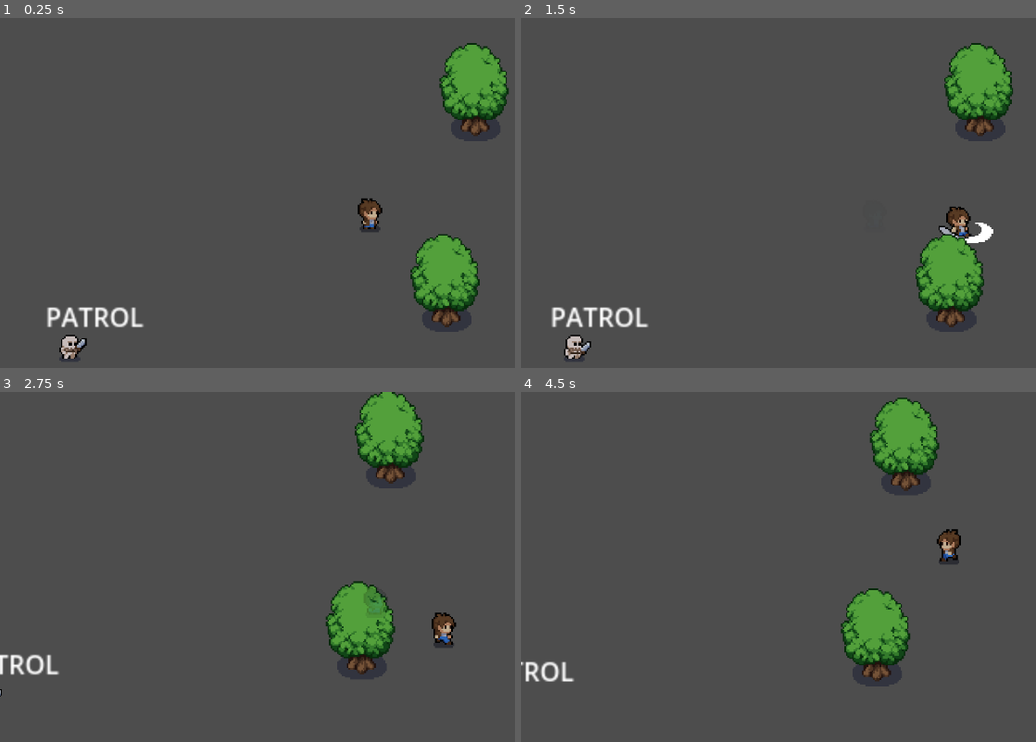
Above: before the commit, frames 1-4 (two rows, left to right).
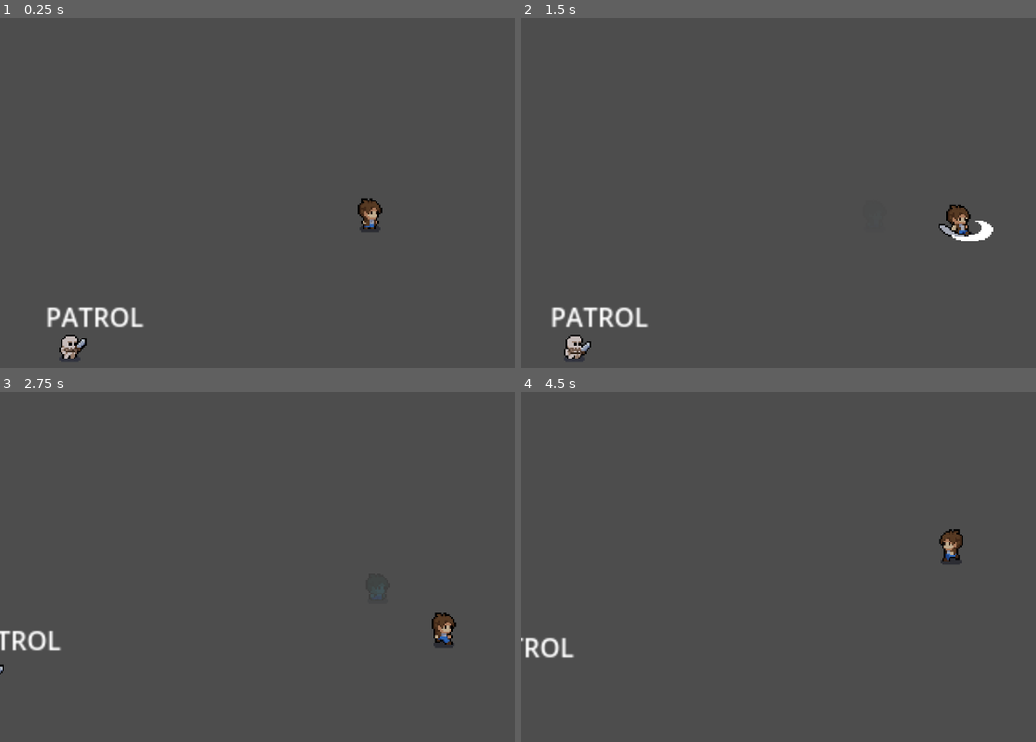
Above: after the commit, the same moments.

Repository: jg-rockesheller/mystic-woods
Game: Godot game, scene res://world.tscn
Same seed, same stepped clock (60 frames per second), same inputs: the game is played once before the commit and once after it.
Inputs:
- Up to frame 1 (0.25 s): no input
- Up to frame 2 (1.5 s): hold D (Move Right) 0.53-1.28 s; hold Space (dash) 0.53-1.28 s; hold S (Move Down) from 1.28 s (still down); tap J (attack) at 1.35 s
- Up to frame 3 (2.75 s): tap Space (dash) at 1.55 s; release S (Move Down) at 2.03 s; hold D (Move Right) from 2.03 s (still down); hold Space (dash) from 2.03 s (still down)
- Up to frame 4 (4.5 s): release D (Move Right) at 2.78 s; release Space (dash) at 2.78 s; hold W (Move Up) 2.78-3.53 s; tap Space (dash) at 2.85, 3.8, 4.35 s; hold J (attack) 3.53-4.28 s; hold A (Move Left) from 3.53 s (still down)

The runs differ from the first frame. In frame 1, 5.7% of the frame differs, in the area x 79-99%, y 7-90%; in frame 2, 6.0%; in frame 3, 6.5%; in frame 4, 6.6%, in the area x 0-86%, y 1-85%.

Commit message:
updated

Diff:
--- /dev/null
+++ b/map.tscn
@@ -0,0 +1,385 @@
+[gd_scene load_steps=40 format=3 uid="uid://b6f7vvxpw3vjq"]
+
+[ext_resource type="Texture2D" uid="uid://btsqrgmrxhlok" path="res://mystic_woods_assets/sprites/tilesets/floors/carpet.png" id="1_jd3ut"]
+[ext_resource type="Texture2D" uid="uid://3tsn6j7waf8f" path="res://mystic_woods_assets/sprites/tilesets/floors/flooring.png" id="2_iwjjv"]
+[ext_resource type="Texture2D" uid="uid://c4a2a6q71mtgx" path="res://mystic_woods_assets/sprites/tilesets/plains.png" id="3_jt6n1"]
+[ext_resource type="Texture2D" uid="uid://c5lmkqxjih1mf" path="res://mystic_woods_assets/sprites/tilesets/water1.png" id="4_c7c2u"]
+[ext_resource type="Texture2D" uid="uid://d2qyd1if4y171" path="res://mystic_woods_assets/sprites/tilesets/water2.png" id="5_gxl5f"]
+[ext_resource type="Texture2D" uid="uid://baddvsag3l8ke" path="res://mystic_woods_assets/sprites/tilesets/water3.png" id="6_ct7xp"]
+[ext_resource type="Texture2D" uid="uid://bgyjsvvtg68qe" path="res://mystic_woods_assets/sprites/tilesets/water4.png" id="7_mwwrr"]
+[ext_resource type="Texture2D" uid="uid://8jseoje2064x" path="res://mystic_woods_assets/sprites/tilesets/water5.png" id="8_cfmdg"]
+[ext_resource type="Texture2D" uid="uid://col41v55rj12e" path="res://mystic_woods_assets/sprites/tilesets/water6.png" id="9_7cgpb"]
+[ext_resource type="Texture2D" uid="uid://rqm763qf2cqw" path="res://mystic_woods_assets/sprites/tilesets/water_decorations.png" id="10_lk00o"]
+[ext_resource type="Texture2D" uid="uid://dgv3k4wu1b5ae" path="res://mystic_woods_assets/sprites/tilesets/water_lillies.png" id="11_lsr4g"]
+[ext_resource type="Texture2D" uid="uid://2pwhvxv0l54u" path="res://mystic_woods_assets/sprites/tilesets/floors/wooden.png" id="12_olw33"]
+[ext_resource type="Texture2D" uid="uid://dx0caivt8iops" path="res://mystic_woods_assets/sprites/tilesets/walls/walls.png" id="13_jij42"]
+[ext_resource type="Texture2D" uid="uid://d17gxaqkg7p2e" path="res://mystic_woods_assets/sprites/tilesets/walls/wooden_door.png" id="14_ux860"]
+[ext_resource type="Texture2D" uid="uid://gmjr84xpsshg" path="res://mystic_woods_assets/sprites/tilesets/walls/wooden_door_b.png" id="15_jkkgy"]
+[ext_resource type="Texture2D" uid="uid://e4dxh2latryp" path="res://mystic_woods_assets/sprites/tilesets/decor_8x8.png" id="16_d52bh"]
+[ext_resource type="Texture2D" uid="uid://dv2in0eqvv2wf" path="res://mystic_woods_assets/sprites/tilesets/decor_16x16.png" id="17_6wdyk"]
+[ext_resource type="Texture2D" uid="uid://daiafxqgv2w0p" path="res://mystic_woods_assets/sprites/tilesets/fences.png" id="18_goomh"]
+[ext_resource type="Texture2D" uid="uid://dva0du7munpf6" path="res://mystic_woods_assets/sprites/tilesets/grass.png" id="19_uxilq"]
+
+[sub_resource type="TileSetAtlasSource" id="TileSetAtlasSource_uatb5"]
+texture = ExtResource("1_jd3ut")
+0:0/0 = 0
+1:0/0 = 0
+2:0/0 = 0
+3:0/0 = 0
+4:0/0 = 0
+0:1/0 = 0
+1:1/0 = 0
+2:1/0 = 0
+3:1/0 = 0
+4:1/0 = 0
+0:2/0 = 0
+1:2/0 = 0
+2:2/0 = 0
+0:3/0 = 0
+1:3/0 = 0
+2:3/0 = 0
+3:3/0 = 0
+4:3/0 = 0
+0:4/0 = 0
+1:4/0 = 0
+2:4/0 = 0
+3:4/0 = 0
+4:4/0 = 0
+0:5/0 = 0
+1:5/0 = 0
+2:5/0 = 0
+
+[sub_resource type="TileSetAtlasSource" id="TileSetAtlasSource_7sx7x"]
+texture = ExtResource("2_iwjjv")
+0:0/0 = 0
+1:0/0 = 0
+2:0/0 = 0
+3:0/0 = 0
+4:0/0 = 0
+0:1/0 = 0
+1:1/0 = 0
+2:1/0 = 0
+3:1/0 = 0
+4:1/0 = 0
+0:2/0 = 0
+1:2/0 = 0
+2:2/0 = 0
+3:2/0 = 0
+4:2/0 = 0
+
+[sub_resource type="TileSetAtlasSource" id="TileSetAtlasSource_bp15l"]
+texture = ExtResource("3_jt6n1")
+0:0/0 = 0
+1:0/0 = 0
+2:0/0 = 0
+3:0/0 = 0
+4:0/0 = 0
+5:0/0 = 0
+0:1/0 = 0
+1:1/0 = 0
+2:1/0 = 0
+3:1/0 = 0
+4:1/0 = 0
+5:1/0 = 0
+0:2/0 = 0
+1:2/0 = 0
+2:2/0 = 0
+3:2/0 = 0
+4:2/0 = 0
+5:2/0 = 0
+0:3/0 = 0
+1:3/0 = 0
+2:3/0 = 0
+3:3/0 = 0
+0:4/0 = 0
+1:4/0 = 0
+2:4/0 = 0
+3:4/0 = 0
+4:4/0 = 0
+5:4/0 = 0
+0:5/0 = 0
+1:5/0 = 0
+2:5/0 = 0
+3:5/0 = 0
+4:5/0 = 0
+5:5/0 = 0
+0:6/0 = 0
+1:6/0 = 0
+2:6/0 = 0
+3:6/0 = 0
+4:6/0 = 0
+5:6/0 = 0
+0:7/0 = 0
+1:7/0 = 0
+2:7/0 = 0
+3:7/0 = 0
+0:8/0 = 0
+1:8/0 = 0
+2:8/0 = 0
+3:8/0 = 0
+4:8/0 = 0
+5:8/0 = 0
+0:9/0 = 0
+1:9/0 = 0
+2:9/0 = 0
+3:9/0 = 0
+4:9/0 = 0
+5:9/0 = 0
+0:10/0 = 0
+1:10/0 = 0
+2:10/0 = 0
+3:10/0 = 0
+4:10/0 = 0
+5:10/0 = 0
+0:11/0 = 0
+1:11/0 = 0
+2:11/0 = 0
+3:11/0 = 0
+
+[sub_resource type="TileSetAtlasSource" id="TileSetAtlasSource_spkjw"]
+texture = ExtResource("4_c7c2u")
+1:0/0 = 0
+2:0/0 = 0
+3:0/0 = 0
+4:0/0 = 0
+5:0/0 = 0
+1:1/0 = 0
+2:1/0 = 0
+3:1/0 = 0
+4:1/0 = 0
+5:1/0 = 0
+1:2/0 = 0
+2:2/0 = 0
+3:2/0 = 0
+
+[sub_resource type="TileSetAtlasSource" id="TileSetAtlasSource_jqyb0"]
+texture = ExtResource("5_gxl5f")
+1:0/0 = 0
+2:0/0 = 0
+3:0/0 = 0
+4:0/0 = 0
+5:0/0 = 0
+1:1/0 = 0
+2:1/0 = 0
+3:1/0 = 0
+4:1/0 = 0
+5:1/0 = 0
+1:2/0 = 0
+2:2/0 = 0
+3:2/0 = 0
+
+[sub_resource type="TileSetAtlasSource" id="TileSetAtlasSource_o1s13"]
+texture = ExtResource("6_ct7xp")
+1:0/0 = 0
+2:0/0 = 0
+3:0/0 = 0
+4:0/0 = 0
+5:0/0 = 0
+1:1/0 = 0
+2:1/0 = 0
+3:1/0 = 0
+4:1/0 = 0
+5:1/0 = 0
+1:2/0 = 0
+2:2/0 = 0
+3:2/0 = 0
+
+[sub_resource type="TileSetAtlasSource" id="TileSetAtlasSource_cjd84"]
+texture = ExtResource("7_mwwrr")
+1:0/0 = 0
+2:0/0 = 0
+3:0/0 = 0
+4:0/0 = 0
+5:0/0 = 0
+1:1/0 = 0
+2:1/0 = 0
+3:1/0 = 0
+4:1/0 = 0
+5:1/0 = 0
+1:2/0 = 0
+2:2/0 = 0
+3:2/0 = 0
+
+[sub_resource type="TileSetAtlasSource" id="TileSetAtlasSource_fc56o"]
+texture = ExtResource("8_cfmdg")
+1:0/0 = 0
+2:0/0 = 0
+3:0/0 = 0
+4:0/0 = 0
+5:0/0 = 0
+1:1/0 = 0
+2:1/0 = 0
+3:1/0 = 0
+4:1/0 = 0
+5:1/0 = 0
+1:2/0 = 0
+2:2/0 = 0
+3:2/0 = 0
+
+[sub_resource type="TileSetAtlasSource" id="TileSetAtlasSource_2bnbo"]
+texture = ExtResource("9_7cgpb")
+1:0/0 = 0
+2:0/0 = 0
+3:0/0 = 0
+4:0/0 = 0
+5:0/0 = 0
+1:1/0 = 0
+2:1/0 = 0
+3:1/0 = 0
+4:1/0 = 0
+5:1/0 = 0
+1:2/0 = 0
+2:2/0 = 0
+3:2/0 = 0
+
+[sub_resource type="TileSetAtlasSource" id="TileSetAtlasSource_m27gj"]
+texture = ExtResource("10_lk00o")
+0:0/0 = 0
+1:0/0 = 0
+2:0/0 = 0
+3:0/0 = 0
+4:0/0 = 0
+5:0/0 = 0
+0:1/0 = 0
+1:1/0 = 0
+2:1/0 = 0
+3:1/0 = 0
+4:1/0 = 0
+5:1/0 = 0
+
+[sub_resource type="TileSetAtlasSource" id="TileSetAtlasSource_8c4fn"]
+texture = ExtResource("11_lsr4g")
+0:0/0 = 0
+1:0/0 = 0
+2:0/0 = 0
+3:0/0 = 0
+4:0/0 = 0
+5:0/0 = 0
+
+[sub_resource type="TileSetAtlasSource" id="TileSetAtlasSource_rrs0p"]
+texture = ExtResource("12_olw33")
+0:0/0 = 0
+
+[sub_resource type="TileSetAtlasSource" id="TileSetAtlasSource_qx2pl"]
+texture = ExtResource("13_jij42")
+0:0/0 = 0
+1:0/0 = 0
+2:0/0 = 0
+3:0/0 = 0
+4:0/0 = 0
+5:0/0 = 0
+0:1/0 = 0
+1:1/0 = 0
+3:1/0 = 0
+4:1/0 = 0
+5:1/0 = 0
+0:2/0 = 0
+1:2/0 = 0
+2:2/0 = 0
+3:2/0 = 0
+0:3/0 = 0
+1:3/0 = 0
+2:3/0 = 0
+3:3/0 = 0
+0:4/0 = 0
+1:4/0 = 0
+2:4/0 = 0
+3:4/0 = 0
+4:4/0 = 0
+5:4/0 = 0
+0:5/0 = 0
+1:5/0 = 0
+2:5/0 = 0
+3:5/0 = 0
+4:5/0 = 0
+5:5/0 = 0
+
+[sub_resource type="TileSetAtlasSource" id="TileSetAtlasSource_tgcn2"]
+texture = ExtResource("14_ux860")
+0:0/0 = 0
+1:0/0 = 0
+
+[sub_resource type="TileSetAtlasSource" id="TileSetAtlasSource_3vchq"]
+texture = ExtResource("15_jkkgy")
+0:0/0 = 0
+1:0/0 = 0
+
+[sub_resource type="TileSetAtlasSource" id="TileSetAtlasSource_3g01b"]
+texture = ExtResource("16_d52bh")
+0:0/0 = 0
+1:0/0 = 0
+0:1/0 = 0
+1:1/0 = 0
+
+[sub_resource type="TileSetAtlasSource" id="TileSetAtlasSource_uy2ds"]
+texture = ExtResource("17_6wdyk")
+0:0/0 = 0
+1:0/0 = 0
+2:0/0 = 0
+3:0/0 = 0
+0:1/0 = 0
+1:1/0 = 0
+2:1/0 = 0
+3:1/0 = 0
+0:2/0 = 0
+1:2/0 = 0
+2:2/0 = 0
+3:2/0 = 0
+0:3/0 = 0
+1:3/0 = 0
+2:3/0 = 0
+3:3/0 = 0
+0:4/0 = 0
+1:4/0 = 0
+2:4/0 = 0
+3:4/0 = 0
+
+[sub_resource type="TileSetAtlasSource" id="TileSetAtlasSource_ha8oh"]
+texture = ExtResource("18_goomh")
+0:0/0 = 0
+1:0/0 = 0
+2:0/0 = 0
+3:0/0 = 0
+0:1/0 = 0
+1:1/0 = 0
+2:1/0 = 0
+3:1/0 = 0
+0:2/0 = 0
+1:2/0 = 0
+2:2/0 = 0
+3:2/0 = 0
+0:3/0 = 0
+1:3/0 = 0
+2:3/0 = 0
+3:3/0 = 0
+
+[sub_resource type="TileSetAtlasSource" id="TileSetAtlasSource_x7yuk"]
+texture = ExtResource("19_uxilq")
+0:0/0 = 0
+
+[sub_resource type="TileSet" id="TileSet_upr7o"]
+sources/0 = SubResource("TileSetAtlasSource_uatb5")
+sources/1 = SubResource("TileSetAtlasSource_7sx7x")
+sources/2 = SubResource("TileSetAtlasSource_rrs0p")
+sources/3 = SubResource("TileSetAtlasSource_qx2pl")
+sources/4 = SubResource("TileSetAtlasSource_tgcn2")
+sources/5 = SubResource("TileSetAtlasSource_3vchq")
+sources/6 = SubResource("TileSetAtlasSource_3g01b")
+sources/7 = SubResource("TileSetAtlasSource_uy2ds")
+sources/8 = SubResource("TileSetAtlasSource_ha8oh")
+sources/9 = SubResource("TileSetAtlasSource_x7yuk")
+sources/10 = SubResource("TileSetAtlasSource_bp15l")
+sources/11 = SubResource("TileSetAtlasSource_spkjw")
+sources/12 = SubResource("TileSetAtlasSource_jqyb0")
+sources/13 = SubResource("TileSetAtlasSource_o1s13")
+sources/14 = SubResource("TileSetAtlasSource_cjd84")
+sources/15 = SubResource("TileSetAtlasSource_fc56o")
+sources/16 = SubResource("TileSetAtlasSource_2bnbo")
+sources/17 = SubResource("TileSetAtlasSource_m27gj")
+sources/18 = SubResource("TileSetAtlasSource_8c4fn")
+
+[node name="Map" type="Node2D"]
+
+[node name="TileMap" type="TileMap" parent="."]
+tile_set = SubResource("TileSet_upr7o")
+format = 2
--- a/player.gd
+++ b/player.gd
@@ -2,21 +2,31 @@
 class_name Player
 
 
-@export var health: int = 3
+@export var health: float = 3
+@export var invincible: bool = false
+@export var dead: bool = false
 @export var run_speed: int = 75
 @export var afterimage_scene: PackedScene = preload("res://afterimage.tscn")
-@export var dashes: float = 3 # TODO: implement recharging dashes
+@export var dashes: float = 3
 
 
 func _physics_process(delta: float) -> void:
+	if health <= 0: dead = true
+
 	if $AnimationPlayer.current_animation == "Attack": return
-	print(dashes)
+	move_and_slide()
+	if $AnimationPlayer.current_animation == "Hurt": return
+
+	if invincible: $Sprite2D.modulate = "#cc7780"
+
 	if dashes >= 3: dashes = 3
 	else: dashes += 0.075 * delta
+	if health >= 3: health = 3
+	else: health += 0.025 * delta
+
 
 	var dir = Input.get_vector("Move Left", "Move Right", "Move Up", "Move Down")
 	velocity = dir * run_speed
-	move_and_slide()
 
 	if velocity.x != 0: transform.x.x = sign(velocity.x)
 
@@ -36,16 +46,25 @@
 	get_tree().root.add_child(spawned_afterimage)
 	spawned_afterimage.create(self, $Sprite2D.frame)
 
-	position += velocity * 0.25
+	position += velocity * 0.35
 
 	dashes -= 1
-
-	# TODO: cooldowns
 
 
 func attack() -> void: $AnimationPlayer.play("Attack")
 
 
 func _on_hurtbox_area_entered(area: Area2D) -> void:
-	if not area.is_in_group("Enemy Hitbox"): return
-	pass # Replace with function body.
+	if not area.is_in_group("Enemy Hitbox") or invincible: return
+
+	var enemy: Node2D = area.get_parent()
+	health -= 1
+	$AnimationPlayer.play("Hurt")
+	velocity = (-1) * global_position.direction_to(enemy.global_position) * 50
+	invincible = true
+	$InvincibilityTimer.start()
+
+
+func _on_invincibility_timer_timeout() -> void:
+	invincible = false
+	$Sprite2D.modulate = "#ffffff"
--- a/player.tscn
+++ b/player.tscn
@@ -1,7 +1,48 @@
-[gd_scene load_steps=11 format=3 uid="uid://1du6oewnrbo4"]
+[gd_scene load_steps=12 format=3 uid="uid://1du6oewnrbo4"]
 
 [ext_resource type="Texture2D" uid="uid://b1wv47bt7058w" path="res://mystic_woods_assets/sprites/characters/player.png" id="1_45rta"]
 [ext_resource type="Script" path="res://player.gd" id="1_cgjdc"]
+
+[sub_resource type="Animation" id="Animation_0dtc3"]
+resource_name = "Attack"
+length = 0.8
+step = 0.01
+tracks/0/type = "value"
+tracks/0/imported = false
+tracks/0/enabled = true
+tracks/0/path = NodePath("Sprite2D:frame")
+tracks/0/interp = 1
+tracks/0/loop_wrap = true
+tracks/0/keys = {
+"times": PackedFloat32Array(0, 0.4),
+"transitions": PackedFloat32Array(1, 1),
+"update": 0,
+"values": [42, 45]
+}
+tracks/1/type = "value"
+tracks/1/imported = false
+tracks/1/enabled = true
+tracks/1/path = NodePath("Hitbox/CollisionShape2D:disabled")
+tracks/1/interp = 1
+tracks/1/loop_wrap = true
+tracks/1/keys = {
+"times": PackedFloat32Array(0, 0.07, 0.2, 0.21),
+"transitions": PackedFloat32Array(1, 1, 1, 1),
+"update": 1,
+"values": [true, false, false, true]
+}
+tracks/2/type = "value"
+tracks/2/imported = false
+tracks/2/enabled = true
+tracks/2/path = NodePath("Sprite2D:modulate")
+tracks/2/interp = 1
+tracks/2/loop_wrap = true
+tracks/2/keys = {
+"times": PackedFloat32Array(0, 0.39, 0.4, 0.7, 0.8),
+"transitions": PackedFloat32Array(1, 1, 1, 1, 1),
+"update": 0,
+"values": [Color(1, 1, 1, 1), Color(1, 1, 1, 1), Color(0.540991, 0.54099, 0.54099, 1), Color(0.540991, 0.54099, 0.54099, 1), Color(1, 1, 1, 1)]
+}
 
 [sub_resource type="Animation" id="Animation_qlr8c"]
 resource_name = "Idle"
@@ -75,50 +116,27 @@
 "values": [24, 29]
 }
 
-[sub_resource type="Animation" id="Animation_0dtc3"]
-resource_name = "Attack"
-length = 0.8
+[sub_resource type="Animation" id="Animation_2j2qi"]
+resource_name = "Hurt"
+length = 0.4
 step = 0.01
 tracks/0/type = "value"
 tracks/0/imported = false
 tracks/0/enabled = true
-tracks/0/path = NodePath("Sprite2D:frame")
+tracks/0/path = NodePath("Sprite2D:modulate")
 tracks/0/interp = 1
 tracks/0/loop_wrap = true
 tracks/0/keys = {
-"times": PackedFloat32Array(0, 0.4),
-"transitions": PackedFloat32Array(1, 1),
+"times": PackedFloat32Array(0, 0.1, 0.2, 0.3, 0.4),
+"transitions": PackedFloat32Array(1, 1, 1, 1, 1),
 "update": 0,
-"values": [42, 45]
-}
-tracks/1/type = "value"
-tracks/1/imported = false
-tracks/1/enabled = true
-tracks/1/path = NodePath("Hitbox/CollisionShape2D:disabled")
-tracks/1/interp = 1
-tracks/1/loop_wrap = true
-tracks/1/keys = {
-"times": PackedFloat32Array(0, 0.07, 0.2, 0.21),
-"transitions": PackedFloat32Array(1, 1, 1, 1),
-"update": 1,
-"values": [true, false, false, true]
-}
-tracks/2/type = "value"
-tracks/2/imported = false
-tracks/2/enabled = true
-tracks/2/path = NodePath("Sprite2D:modulate")
-tracks/2/interp = 1
-tracks/2/loop_wrap = true
-tracks/2/keys = {
-"times": PackedFloat32Array(0, 0.39, 0.4, 0.8),
-"transitions": PackedFloat32Array(1, 1, 1, 1),
-"update": 0,
-"values": [Color(1, 1, 1, 1), Color(1, 1, 1, 1), Color(0.241156, 0.241156, 0.241156, 1), Color(1, 1, 1, 1)]
+"values": [Color(1, 1, 1, 1), Color(1, 0.102468, 0.307977, 1), Color(1, 1, 1, 1), Color(1, 0.101961, 0.309804, 1), Color(1, 1, 1, 1)]
 }
 
 [sub_resource type="AnimationLibrary" id="AnimationLibrary_40l46"]
 _data = {
 "Attack": SubResource("Animation_0dtc3"),
+"Hurt": SubResource("Animation_2j2qi"),
 "Idle": SubResource("Animation_qlr8c"),
 "RESET": SubResource("Animation_dtruf"),
 "Running": SubResource("Animation_bc3yi")
@@ -176,3 +194,4 @@
 [node name="InvincibilityTimer" type="Timer" parent="."]
 
 [connection signal="area_entered" from="Hurtbox" to="." method="_on_hurtbox_area_entered"]
+[connection signal="timeout" from="InvincibilityTimer" to="." method="_on_invincibility_timer_timeout"]
--- a/skeleton.gd
+++ b/skeleton.gd
@@ -19,6 +19,9 @@
 func _physics_process(_delta: float) -> void:
 	choose_action()
 	move_and_slide()
+
+
+func _ready() -> void: $Hitbox/CollisionShape2D.disabled = true
 
 
 func choose_action() -> void:
@@ -60,6 +63,7 @@
 				player.dashes += 1
 				gave_reward = true
 			$Hurtbox/CollisionShape2D.disabled = true
+			$Hitbox/CollisionShape2D.disabled = true
 			velocity *= 0
 			$AnimationPlayer.play("Dead")
 			await $AnimationPlayer.animation_finished
--- a/skeleton.tscn
+++ b/skeleton.tscn
@@ -31,6 +31,35 @@
 "values": [true, false, true]
 }
 
+[sub_resource type="Animation" id="Animation_6i7la"]
+resource_name = "Dead"
+length = 5.0
+step = 0.01
+tracks/0/type = "value"
+tracks/0/imported = false
+tracks/0/enabled = true
+tracks/0/path = NodePath("Sprite2D:modulate")
+tracks/0/interp = 1
+tracks/0/loop_wrap = true
+tracks/0/keys = {
+"times": PackedFloat32Array(0, 1.01, 5),
+"transitions": PackedFloat32Array(1, 1, 1),
+"update": 0,
+"values": [Color(1, 1, 1, 1), Color(1, 1, 1, 1), Color(1, 1, 1, 0)]
+}
+tracks/1/type = "value"
+tracks/1/imported = false
+tracks/1/enabled = true
+tracks/1/path = NodePath("Sprite2D:frame")
+tracks/1/interp = 1
+tracks/1/loop_wrap = true
+tracks/1/keys = {
+"times": PackedFloat32Array(0, 1.01),
+"transitions": PackedFloat32Array(1, 1),
+"update": 0,
+"values": [24, 28]
+}
+
 [sub_resource type="Animation" id="Animation_rpay8"]
 resource_name = "Death"
 length = 0.5
@@ -45,6 +74,34 @@
 "transitions": PackedFloat32Array(1, 1),
 "update": 0,
 "values": [24, 28]
+}
+
+[sub_resource type="Animation" id="Animation_xv1ao"]
+resource_name = "Hurt"
+length = 0.4
+tracks/0/type = "value"
+tracks/0/imported = false
+tracks/0/enabled = true
+tracks/0/path = NodePath("Sprite2D:modulate")
+tracks/0/interp = 1
+tracks/0/loop_wrap = true
+tracks/0/keys = {
+"times": PackedFloat32Array(0, 0.2, 0.4),
+"transitions": PackedFloat32Array(1, 1, 1),
+"update": 0,
+"values": [Color(0.569246, 0.105539, 0.0994975, 1), Color(0.569246, 0.105539, 0.0994975, 1), Color(1, 1, 1, 1)]
+}
+tracks/1/type = "value"
+tracks/1/imported = false
+tracks/1/enabled = true
+tracks/1/path = NodePath("Sprite2D:frame")
+tracks/1/interp = 1
+tracks/1/loop_wrap = true
+tracks/1/keys = {
+"times": PackedFloat32Array(0, 0.2),
+"transitions": PackedFloat32Array(1, 1),
+"update": 0,
+"values": [18, 20]
 }
 
 [sub_resource type="Animation" id="Animation_xgf4y"]
@@ -117,63 +174,6 @@
 "transitions": PackedFloat32Array(1, 1),
 "update": 0,
 "values": [5, 11]
-}
-
-[sub_resource type="Animation" id="Animation_xv1ao"]
-resource_name = "Hurt"
-length = 0.4
-tracks/0/type = "value"
-tracks/0/imported = false
-tracks/0/enabled = true
-tracks/0/path = NodePath("Sprite2D:modulate")
-tracks/0/interp = 1
-tracks/0/loop_wrap = true
-tracks/0/keys = {
-"times": PackedFloat32Array(0, 0.2, 0.4),
-"transitions": PackedFloat32Array(1, 1, 1),
-"update": 0,
-"values": [Color(0.569246, 0.105539, 0.0994975, 1), Color(0.569246, 0.105539, 0.0994975, 1), Color(1, 1, 1, 1)]
-}
-tracks/1/type = "value"
-tracks/1/imported = false
-tracks/1/enabled = true
-tracks/1/path = NodePath("Sprite2D:frame")
-tracks/1/interp = 1
-tracks/1/loop_wrap = true
-tracks/1/keys = {
-"times": PackedFloat32Array(0, 0.2),
-"transitions": PackedFloat32Array(1, 1),
-"update": 0,
-"values": [18, 20]
-}
-
-[sub_resource type="Animation" id="Animation_6i7la"]
-resource_name = "Dead"
-length = 5.0
-step = 0.01
-tracks/0/type = "value"
-tracks/0/imported = false
-tracks/0/enabled = true
-tracks/0/path = NodePath("Sprite2D:modulate")
-tracks/0/interp = 1
-tracks/0/loop_wrap = true
-tracks/0/keys = {
-"times": PackedFloat32Array(0, 1.01, 5),
-"transitions": PackedFloat32Array(1, 1, 1),
-"update": 0,
-"values": [Color(1, 1, 1, 1), Color(1, 1, 1, 1), Color(1, 1, 1, 0)]
-}
-tracks/1/type = "value"
-tracks/1/imported = false
-tracks/1/enabled = true
-tracks/1/path = NodePath("Sprite2D:frame")
-tracks/1/interp = 1
-tracks/1/loop_wrap = true
-tracks/1/keys = {
-"times": PackedFloat32Array(0, 1.01),
-"transitions": PackedFloat32Array(1, 1),
-"update": 0,
-"values": [24, 28]
 }
 
 [sub_resource type="Animation" id="Animation_w2juy"]
--- a/world.tscn
+++ b/world.tscn
@@ -2,18 +2,14 @@
 
 [ext_resource type="PackedScene" uid="uid://1du6oewnrbo4" path="res://player.tscn" id="2_wfrjb"]
 [ext_resource type="PackedScene" uid="uid://d4gjydajersap" path="res://skeleton.tscn" id="3_7ne3s"]
-[ext_resource type="PackedScene" uid="uid://dtr13bjhg4t7g" path="res://tree.tscn" id="3_acedn"]
+[ext_resource type="PackedScene" uid="uid://b6f7vvxpw3vjq" path="res://map.tscn" id="3_s2nij"]
 
 [node name="World" type="Node2D"]
 y_sort_enabled = true
 
 [node name="Player" parent="." instance=ExtResource("2_wfrjb")]
 
-[node name="Tree" parent="." instance=ExtResource("3_acedn")]
-position = Vector2(65, -53)
-
-[node name="Tree2" parent="." instance=ExtResource("3_acedn")]
-position = Vector2(47, 66)
-
 [node name="Skeleton" parent="." instance=ExtResource("3_7ne3s")]
 position = Vector2(-187, 83)
+
+[node name="Map" parent="." instance=ExtResource("3_s2nij")]
